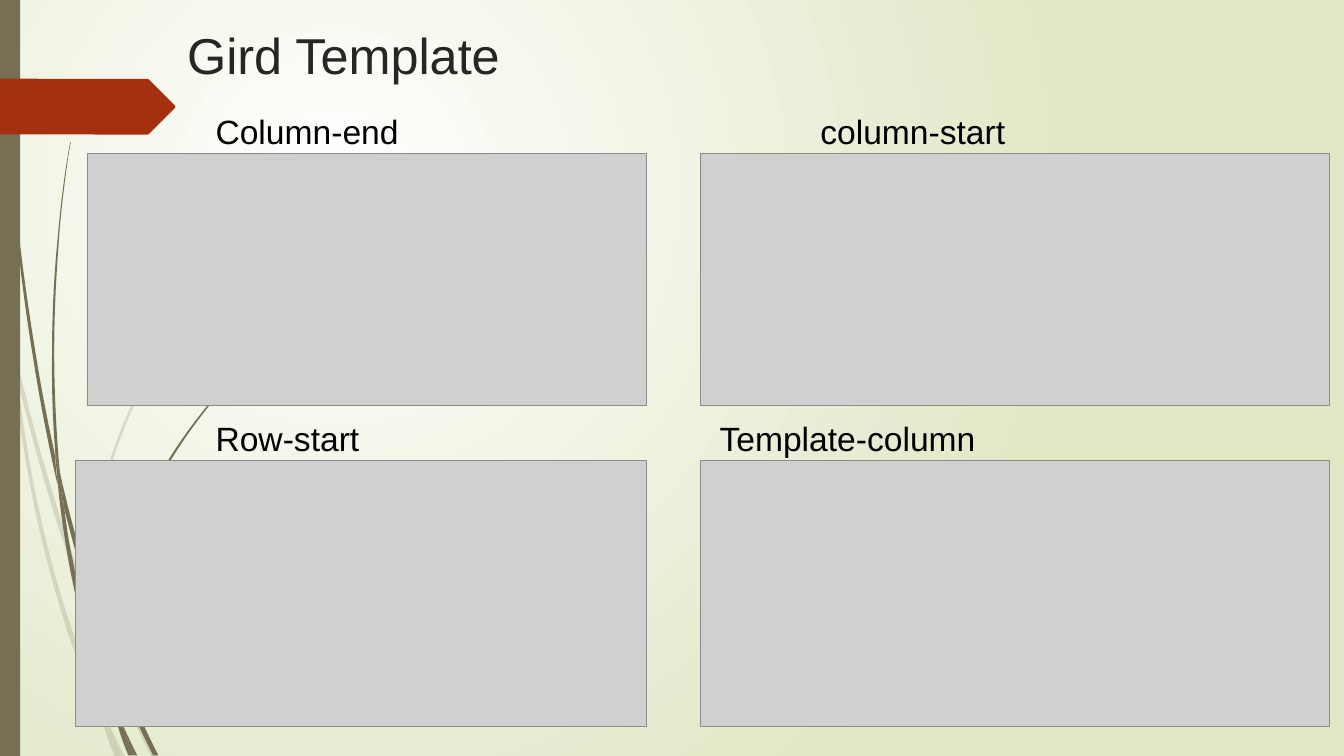
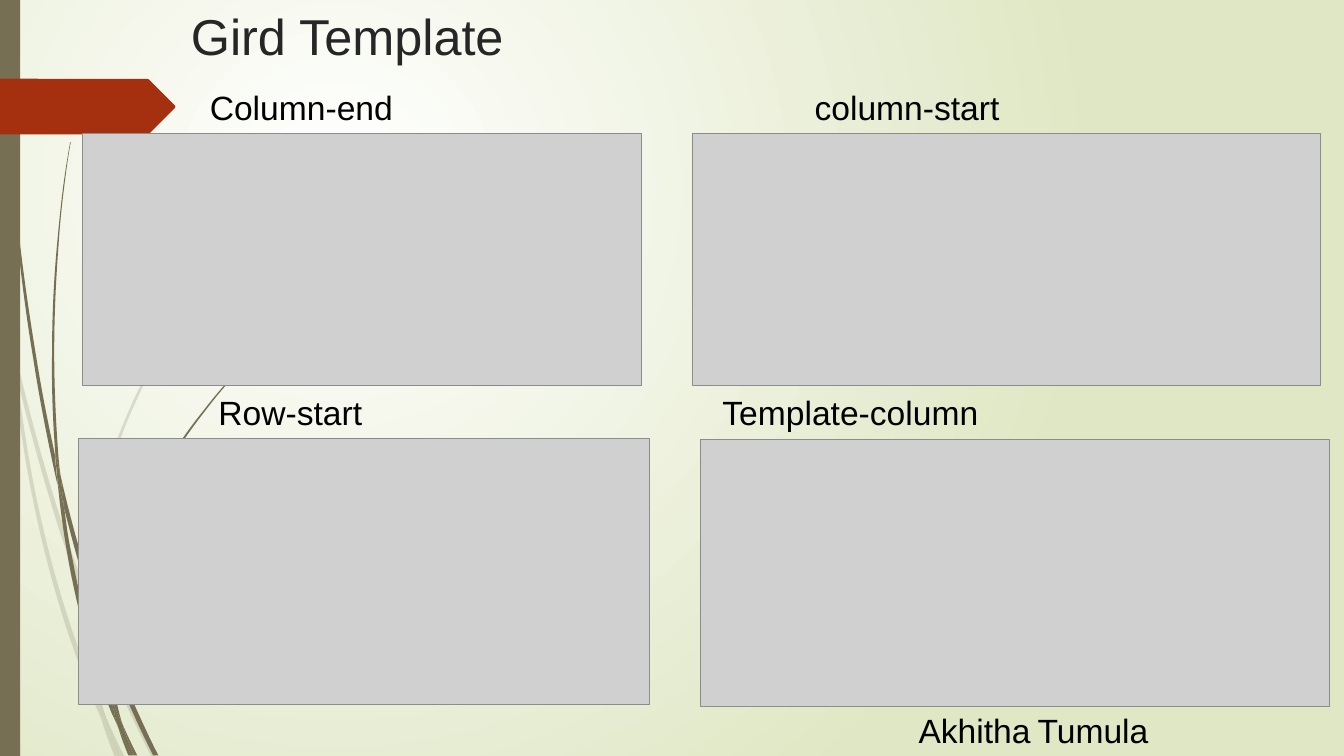
Before and after one commit to Rithima-Reddy/CSS-FLEXBOX, a slide deck: slide 11 of Group No.pptx. Drawn at 1344x756 pixels with LibreOffice and Linux fonts; fonts in the diff are those of the drawing; grey boxes stand for pictures. Boxes give left, top, right and bottom in pixels: in the first picture for what was removed or moved away, otherwise in the second. Text is boxed around its words. In the diff, an @@ line names an element or a change of style, - is before the commit and + after.

```diff
--- a/Group No.pptx
+++ b/Group No.pptx
@@ title "Gird Template": place and size @@
-title "Gird Template" at bbox=[187, 37, 499, 84]
+title "Gird Template" at bbox=[191, 18, 503, 65]
@@ text "Column-end column-start": place and size @@
-text "Column-end column-start" at bbox=[216, 119, 1005, 145]
+text "Column-end column-start" at bbox=[210, 95, 1000, 121]
@@ picture: place and size @@
-picture at bbox=[87, 153, 646, 405]
+picture at bbox=[83, 133, 642, 385]
@@ picture: place and size @@
-picture at bbox=[701, 153, 1330, 405]
+picture at bbox=[693, 133, 1322, 385]
@@ text "Row-start Template-column": place and size @@
-text "Row-start Template-column" at bbox=[216, 426, 976, 458]
+text "Row-start Template-column" at bbox=[218, 400, 978, 432]
@@ picture: place and size @@
-picture at bbox=[76, 460, 646, 726]
+picture at bbox=[79, 439, 649, 705]
@@ picture: place and size @@
-picture at bbox=[701, 460, 1330, 726]
+picture at bbox=[701, 440, 1330, 706]
@@ freeform shape added at bbox=[85, 604, 106, 717], fill #766F54 at 20% opacity @@
@@ text added at bbox=[919, 718, 1149, 744], 24 pt, text #000000 @@
+Akhitha Tumula
```
Also in this commit, not shown: 9 other slides changed.
